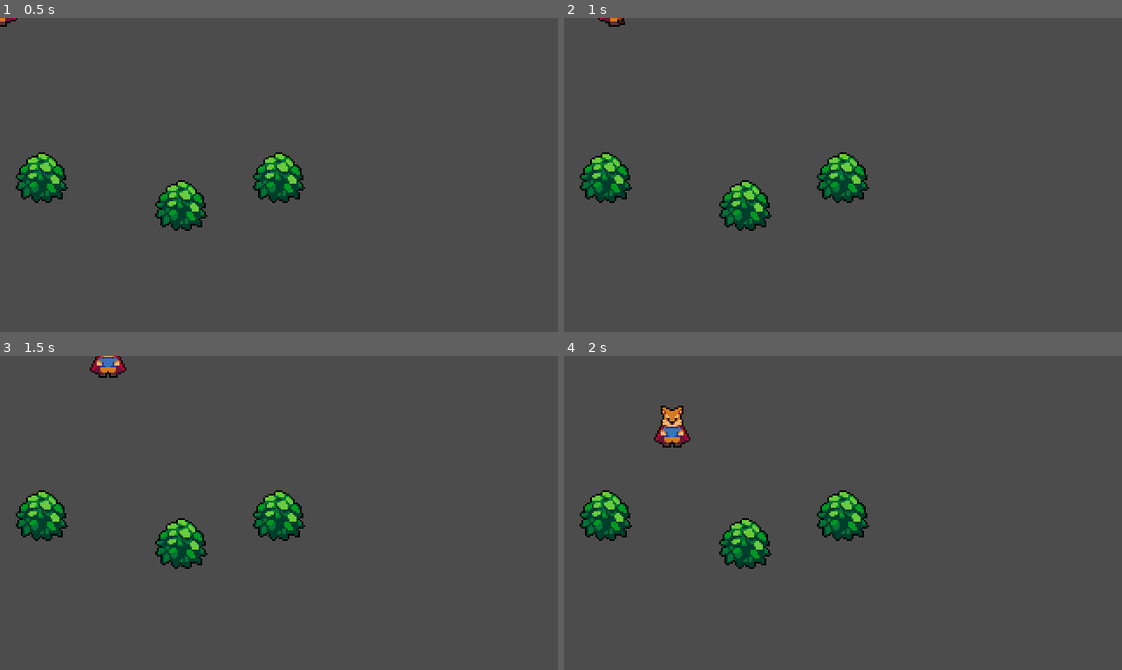
Above: before the commit, frames 1-4 (two rows, left to right).
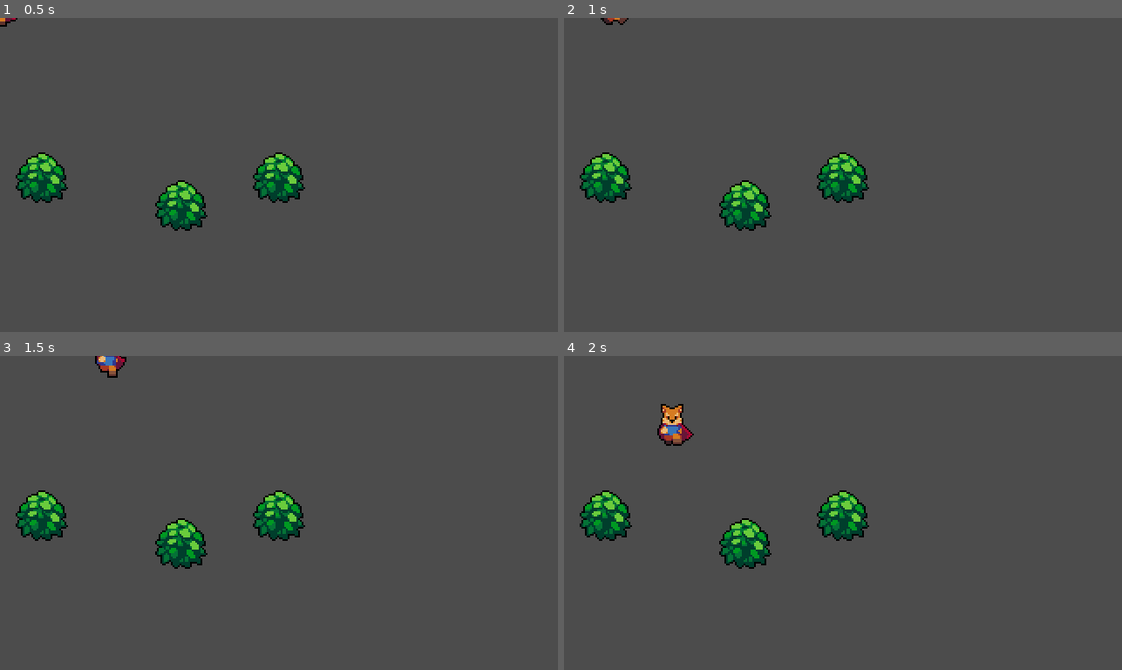
Above: after the commit, the same moments.

Repository: Krisgamer34/GAMBUS
Game: Godot game, scene res://World.tscn
The game is run twice, just before and just after one commit, with the same random seed, the same clock (stepped at 60 frames per second) and the same inputs.
Inputs:
- Up to frame 1 (0.5 s): no input
- Up to frame 2 (1 s): tap Enter at 0.5 s; hold Right (ui_right) from 0.53 s (still down)
- Up to frame 3 (1.5 s): release Right (ui_right) at 1.28 s; hold Down (ui_down) from 1.28 s (still down)
- Up to frame 4 (2 s): keep holding Down (ui_down)

Frame 1 is identical in both runs. In frame 2, 0.1% of the frame differs, in the area x 6-12%, y 0-3%; in frame 3, 0.3%; in frame 4, 0.4%, in the area x 16-24%, y 15-30%.

Commit message:
Part 6 done

Diff:
--- a/Player/Player.gd
+++ b/Player/Player.gd
@@ -9,7 +9,7 @@
 
 onready var animationPlayer = $AnimationPlayer
 onready var animationTree =$AnimationTree
-
+onready var animationState =animationTree.get("parameters/playback")
 func _physics_process(delta):
 	var input_vector = Vector2.ZERO
 	input_vector.x = Input.get_action_strength("ui_right") - Input.get_action_strength("ui_left")
@@ -21,10 +21,10 @@
 	if input_vector != Vector2.ZERO:
 		animationTree.set("parameters/Idle/blend_position", input_vector)
 		animationTree.set("parameters/Run/blend_position", input_vector)
-
+		animationState.travel("Run")
 		velocity = velocity.move_toward(input_vector * MAX_SPEED, acceleration*delta)
 
 	else:
-
+		animationState.travel("Idle")
 		velocity = velocity.move_toward(Vector2.ZERO, FRICTION * delta)
 	velocity = move_and_slide(velocity)
--- a/Player/Player.tscn
+++ b/Player/Player.tscn
@@ -172,15 +172,15 @@
 
 [sub_resource type="AnimationNodeBlendSpace2D" id=11]
 blend_point_0/node = SubResource( 14 )
-blend_point_0/pos = Vector2( -1.1, 0 )
+blend_point_0/pos = Vector2( -1, 0 )
 blend_point_1/node = SubResource( 15 )
 blend_point_1/pos = Vector2( 0, 1.1 )
 blend_point_2/node = SubResource( 16 )
-blend_point_2/pos = Vector2( 1.1, 0 )
+blend_point_2/pos = Vector2( 1, 0 )
 blend_point_3/node = SubResource( 17 )
 blend_point_3/pos = Vector2( 0, -1.1 )
-min_space = Vector2( -1.1, -1.1 )
-max_space = Vector2( 1.1, 1.1 )
+min_space = Vector2( -1.2, -1.1 )
+max_space = Vector2( 1.2, 1.1 )
 blend_mode = 1
 
 [sub_resource type="AnimationNodeAnimation" id=18]
@@ -199,11 +199,13 @@
 blend_point_0/node = SubResource( 18 )
 blend_point_0/pos = Vector2( -1, 0 )
 blend_point_1/node = SubResource( 19 )
-blend_point_1/pos = Vector2( 0, 1 )
+blend_point_1/pos = Vector2( 0, 1.2 )
 blend_point_2/node = SubResource( 20 )
 blend_point_2/pos = Vector2( 1, 0 )
 blend_point_3/node = SubResource( 21 )
-blend_point_3/pos = Vector2( 0, -1 )
+blend_point_3/pos = Vector2( 0, -1.2 )
+min_space = Vector2( -1, -1.2 )
+max_space = Vector2( 1, 1.2 )
 blend_mode = 1
 
 [sub_resource type="AnimationNodeStateMachineTransition" id=23]
